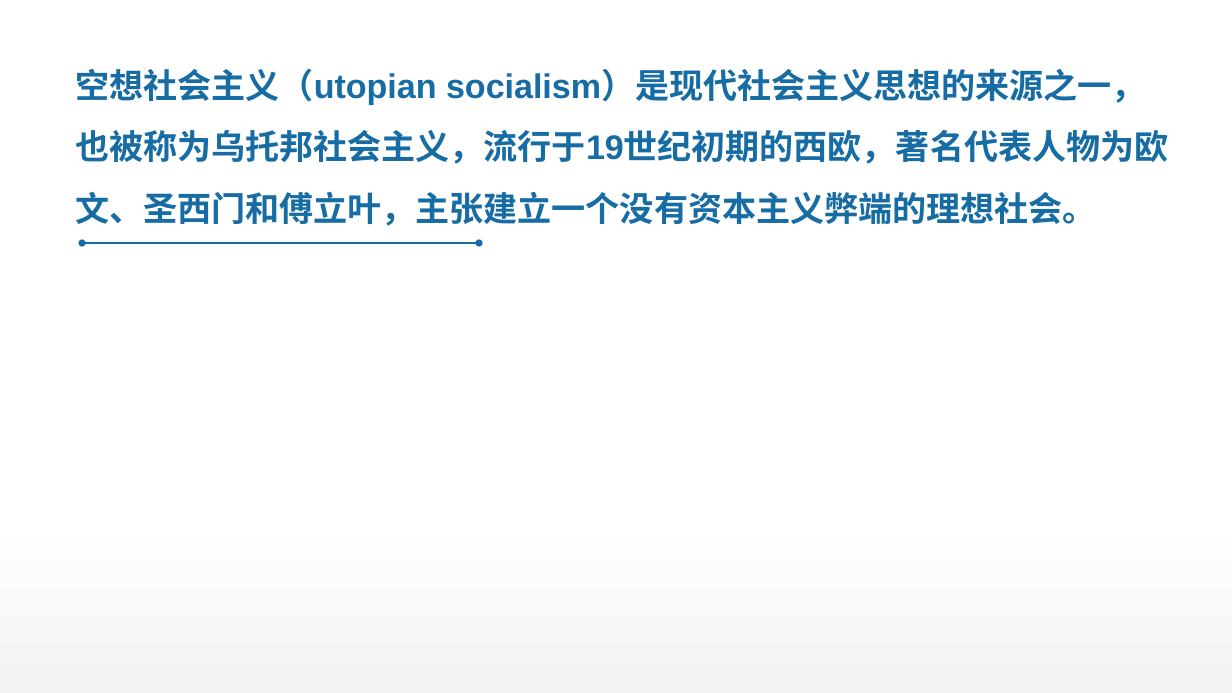
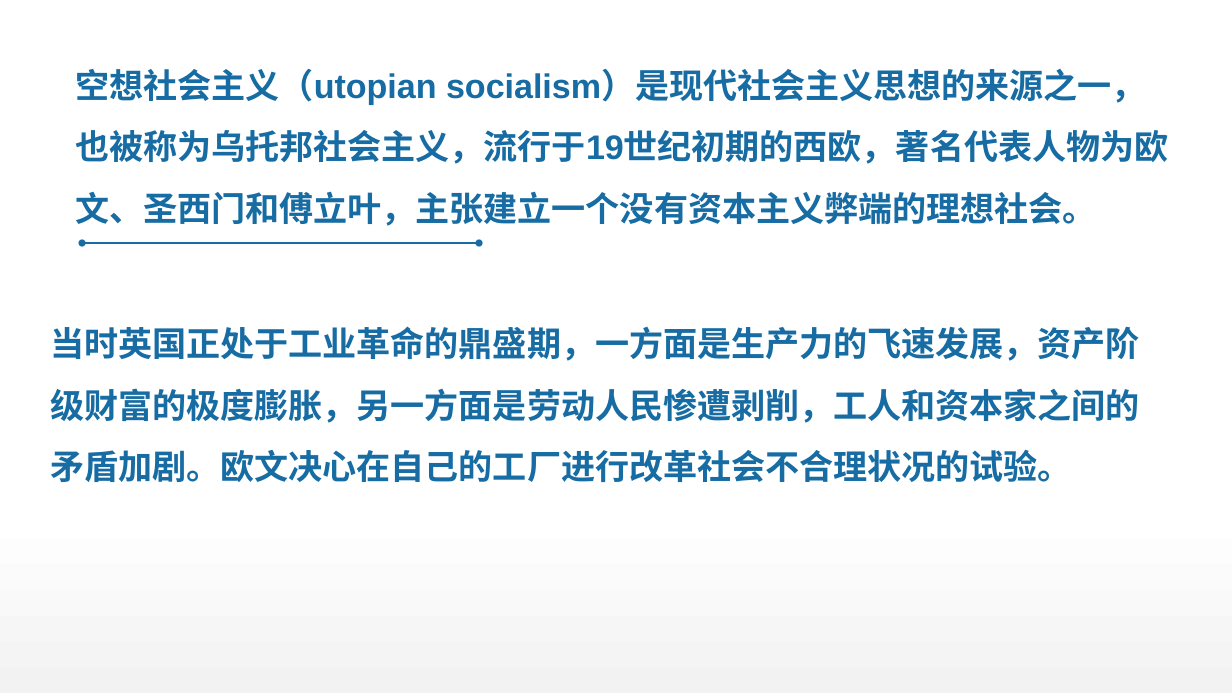
Before and after one commit to DO-MINATOR/buaa, a slide deck: slide 5 of 中特/复习ppt/刘娜娜-绪论.pptx. Drawn at 1232x693 pixels with LibreOffice and Linux fonts; fonts in the diff are those of the drawing. Boxes give left, top, right and bottom in pixels: in the first picture for what was removed or moved away, otherwise in the second. Text is boxed around its words. In the diff, an @@ line names an element or a change of style, - is before the commit and + after.

```diff
--- a/中特/复习ppt/刘娜娜-绪论.pptx
+++ b/中特/复习ppt/刘娜娜-绪论.pptx
@@ free added at box(51, 305, 1151, 484), 28 pt, text #166CA3, bold @@
+当时英国正处于工业革命的鼎盛期，一方面是生产力的飞速发展，资产阶级财富的极度膨胀，另一方面是劳动人民惨遭剥削，工人和资本家之间的矛盾加剧。欧文决心在自己的工厂进行改革社会不合理状况的试验。
```
Also in this commit, not shown: 3 other slides changed, 1 slide removed, 6 other files.
